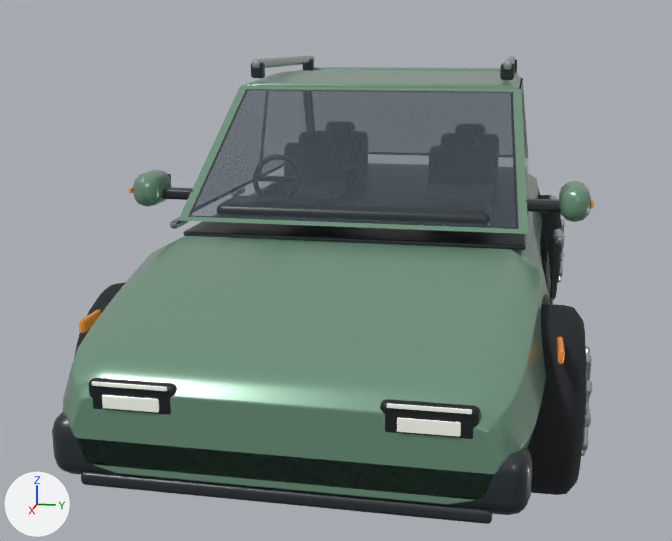
Before and after pictures for a commit that changed the Blender file ai_builder/static/models/city-suv-v1.blend.
Rendered twice from a 50 mm lens placed at (5.41, 0.8, 1.94), pointed at (0.14, -0.25, 0.63). Lighting does not change. The marker at lower left points along +X, +Y and +Z. The older version comes first.

The first picture shows 'Crowned painted roof', 'Dark cabin floor', 'Dashboard upper pad', 'Front energy-absorbing bumper', 'Front splitter', 'Front windscreen', 'Front windscreen painted frame', 'Front windscreen painted frame.001', 'Rounded tire front_right', 'SUV matrix headlamp housing', 'SUV matrix headlamp housing.001', 'Sculpted one-piece painted body' and 38 more.
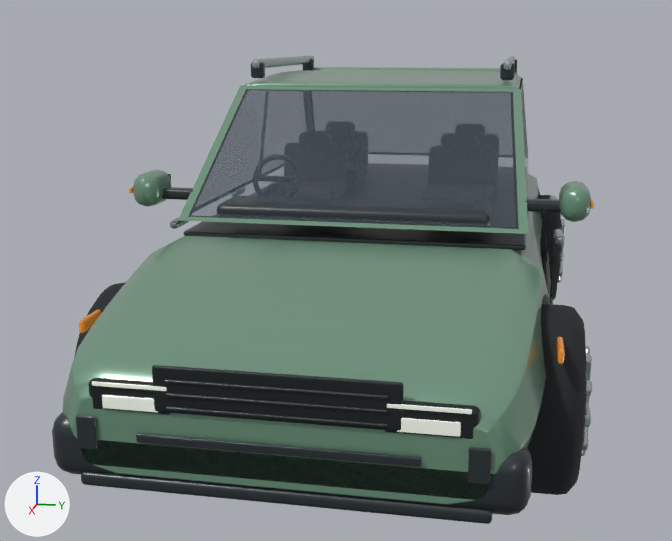
Changed parts and their boxes [x1, y1, x2, y2] in the pictures (672 x 541 px):
'SUV recessed upper grille', added (black)
    after: [152, 365, 404, 431]
'SUV lower intake crossblade', added
    after: [136, 433, 422, 467]
'SUV outer intake fin.001', added
    after: [468, 447, 492, 485]
'SUV upper grille horizontal fin.002', added
    after: [164, 379, 388, 399]
'SUV upper grille horizontal fin.001', added
    after: [165, 393, 388, 413]
'SUV upper grille horizontal fin', added
    after: [165, 406, 388, 427]
'SUV outer intake fin', added
    after: [76, 415, 97, 450]

The change in detail:
Mesh me_cube_119_1 is new.
It has 96 vertices, 98 faces and spans x -0.006..0.006, y -0.0375..0.0375, z -0.065..0.065.
It uses material mat_suv_satin_lower_trim (dark grey #2c3438).
Mesh me_cube_118_1 is new.
It has 96 vertices, 98 faces and spans x -0.006..0.006, y -0.0375..0.0375, z -0.065..0.065.
It uses material mat_suv_satin_lower_trim (dark grey #2c3438).
Mesh me_cube_117_1 is new.
It has 96 vertices, 98 faces and spans x -0.007..0.007, y -0.514..0.514, z -0.018..0.018.
It uses material mat_suv_satin_lower_trim (dark grey #2c3438).
Mesh me_cube_116_1 is new.
It has 96 vertices, 98 faces and spans x -0.006..0.006, y -0.398..0.398, z -0.006..0.006.
It uses material mat_suv_satin_lower_trim (dark grey #2c3438).
Mesh me_cube_115_1 is new.
It has 96 vertices, 98 faces and spans x -0.006..0.006, y -0.398..0.398, z -0.006..0.006.
It uses material mat_suv_satin_lower_trim (dark grey #2c3438).
Mesh me_cube_114_1 is new.
It has 96 vertices, 98 faces and spans x -0.006..0.006, y -0.398..0.398, z -0.006..0.006.
It uses material mat_suv_satin_lower_trim (dark grey #2c3438).
Mesh me_cube_113_1 is new.
It has 96 vertices, 98 faces and spans x -0.009..0.009, y -0.446..0.446, z -0.088..0.088.
It uses material mat_graphite_intake_mesh (black #212729).
Object 'SUV outer intake fin.001' (ob_suv_outer_intake_fin_001) is new; it shows me_cube_119_1.
Its location is (2.486, 0.708, 0.56).
Object 'SUV outer intake fin' (ob_suv_outer_intake_fin) is new; it shows me_cube_118_1.
Its location is (2.486, -0.708, 0.56).
Object 'SUV lower intake crossblade' (ob_suv_lower_intake_crossblade) is new; it shows me_cube_117_1.
Its location is (2.489, 0.0, 0.558).
Object 'SUV upper grille horizontal fin.002' (ob_suv_upper_grille_horizontal_fin_002) is new; it shows me_cube_116_1.
Its location is (2.49, 0.0, 0.784).
Object 'SUV upper grille horizontal fin.001' (ob_suv_upper_grille_horizontal_fin_001) is new; it shows me_cube_115_1.
Its location is (2.49, 0.0, 0.733).
Object 'SUV upper grille horizontal fin' (ob_suv_upper_grille_horizontal_fin) is new; it shows me_cube_114_1.
Its location is (2.49, 0.0, 0.682).
Object 'SUV recessed upper grille' (ob_suv_recessed_upper_grille) is new; it shows me_cube_113_1.
Its location is (2.478, 0.0, 0.748).
